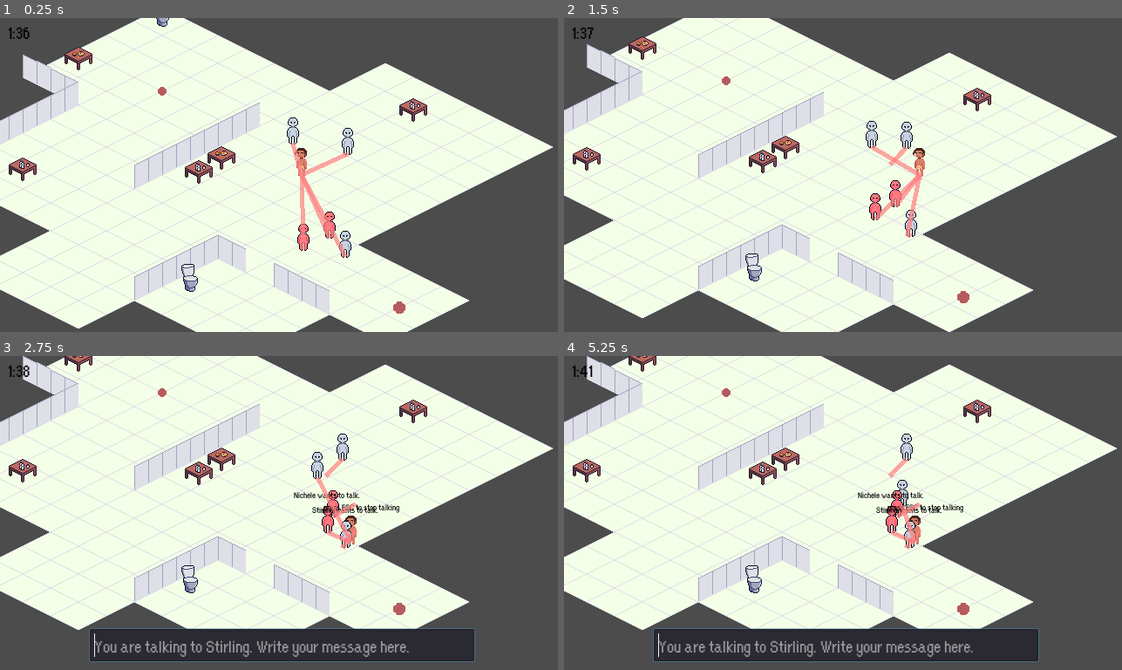
Above: before the commit, frames 1-4 (two rows, left to right).
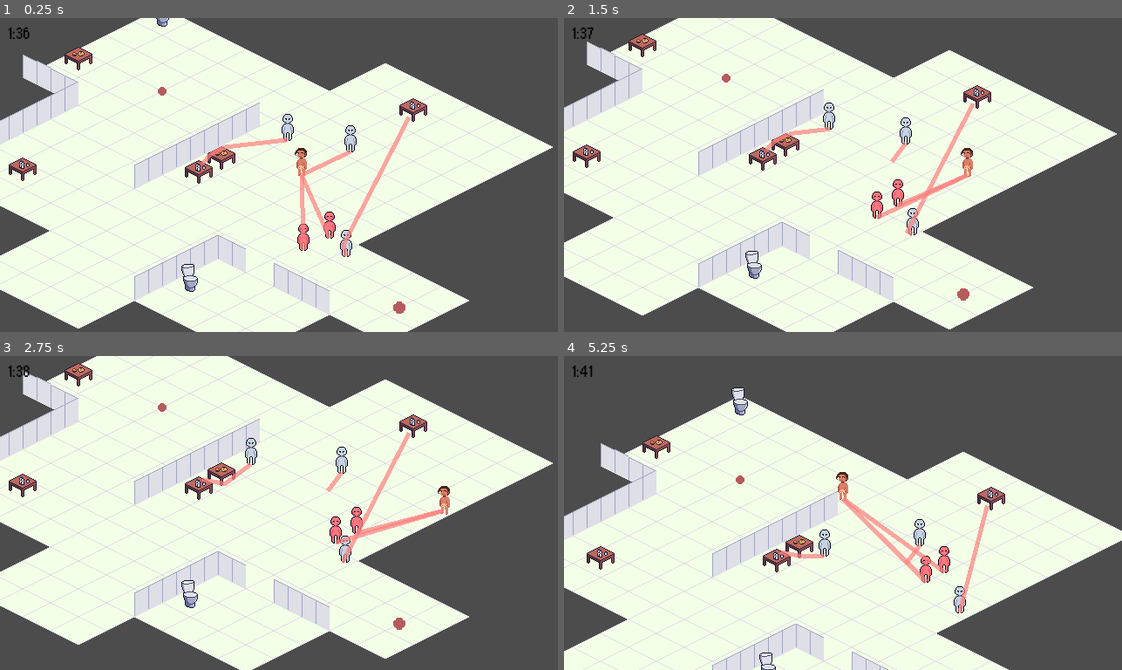
Above: after the commit, the same moments.

Repository: Boffl/language-game-prototype
Game: Godot game, scene res://Party.tscn
Same seed, same stepped clock (60 frames per second), same inputs: the game is played once before the commit and once after it.
Inputs:
- Up to frame 1 (0.25 s): no input
- Up to frame 2 (1.5 s): tap Enter (ui_accept) at 0.5, 0.77 s; hold Right (ui_right) 0.53-1.28 s; hold Down (ui_down) from 1.28 s (still down)
- Up to frame 3 (2.75 s): tap Enter (ui_accept) at 1.52 s; tap Space at 2 s; release Down (ui_down) at 2.03 s; hold Right (ui_right) from 2.03 s (still down)
- Up to frame 4 (5.25 s): release Right (ui_right) at 2.78 s; hold Up (ui_up) 2.78-3.53 s; tap Enter (ui_accept) at 3.02, 3.77, 4.52 s; hold Left (ui_left) 3.53-5.03 s; hold Down (ui_down) from 5.03 s (still down)

The runs differ from the first frame. In frame 1, 1.2% of the frame differs, in the area x 35-74%, y 30-77%; in frame 2, 13%; in frame 3, 31%; in frame 4, 56%, in the area x 0-100%, y 0-100%.

Commit message:
Heuristics adjusted, but not tested for play experience due to bug

Diff:
--- a/Party.tscn
+++ b/Party.tscn
@@ -14,7 +14,7 @@
 [ext_resource path="res://Objects/Furniture/Toilet.tscn" type="PackedScene" id=12]
 [ext_resource path="res://Objects/Furniture/WaterTable.tscn" type="PackedScene" id=13]
 [ext_resource path="res://Objects/Furniture/FoodTable.tscn" type="PackedScene" id=14]
-[ext_resource path="res://Objects/Furniture/DanceFloor.tscn" type="PackedScene" id=15]
+[ext_resource path="res://Pathfinding/Pathfinding.gd" type="Script" id=15]
 [ext_resource path="res://Objects/Furniture/ExitBeacon.tscn" type="PackedScene" id=16]
 
 [sub_resource type="TileSet" id=2]
@@ -128,6 +128,7 @@
 script = ExtResource( 11 )
 
 [node name="Pathfinding" type="Node2D" parent="."]
+script = ExtResource( 15 )
 
 [node name="Rooms" type="StaticBody2D" parent="."]
 
@@ -322,18 +323,6 @@
 [node name="Toilet3" parent="YSort/Furniture" instance=ExtResource( 16 )]
 position = Vector2( 528, 280 )
 
-[node name="DanceFloor" parent="YSort/Furniture" instance=ExtResource( 15 )]
-position = Vector2( 480, 96 )
-
-[node name="DanceFloor2" parent="YSort/Furniture" instance=ExtResource( 15 )]
-position = Vector2( 512, 112 )
-
-[node name="DanceFloor3" parent="YSort/Furniture" instance=ExtResource( 15 )]
-position = Vector2( 448, 112 )
-
-[node name="DanceFloor4" parent="YSort/Furniture" instance=ExtResource( 15 )]
-position = Vector2( 480, 128 )
-
 [node name="BotPath" type="Path2D" parent="YSort"]
 curve = SubResource( 4 )
 
--- a/PartyGuest/Actions/all_actions.gd
+++ b/PartyGuest/Actions/all_actions.gd
@@ -30,7 +30,7 @@
 	for action in actions:
 		#print("%s %s" %[action.action_name, action.heuristic(guest)])
 		if action.prerequisite(guest):
-			dim_return = (20 - guest.past_actions.slice(0,20).count(action.action_name))/float(20)
+			dim_return = ((20 - guest.past_actions.slice(0,20).count(talk)) / 20)
 			reward = action.heuristic(guest) * dim_return #diminishing return, the more a guest performs an action the less fun it is
 			#print(stepify(action_heuristic,0.01),"\t", action.action_name)
 			if reward > best_r:
@@ -45,13 +45,14 @@
 	best_a.prompt_add(guest)
 	guest.prompt_update()
 	#print(guest.prompt)
+	print(guest.guest_name, ":\t",guest.past_actions)
 	return best_a
 
 
 func talk_to_all(guest):
 	for other_guest in guest.like_other_guests():
 		var guest_sim = cosine_sim(guest.attr_vec, other_guest.attr_vec)
-		reward =  (guest_sim + talk.heuristic(guest, other_guest)) * ((20 - guest.past_actions.slice(0,20).count(talk)) / 20) #diminishing return, the more a guest performs an action the less fun it is
+		reward = 0.2 * (guest.intoxication/10 + guest_sim*0.1 + talk.heuristic(guest, other_guest)) * ((20 - guest.past_actions.slice(0,20).count(talk)) / 20) #diminishing return, the more a guest performs an action the less fun it is
 		if reward > best_r:
 			best_r = reward
 			best_a = talk
--- a/PartyGuest/Actions/dance.gd
+++ b/PartyGuest/Actions/dance.gd
@@ -5,17 +5,17 @@
 var action_name = "dance"
 var wait_time = 10
 
-func prerequisite(partyGuest):
+func prerequisite(guest):
 	#print("thirst %s" %partyGuest.thirst)
 	return true
 
-func heuristic(partyGuest):
-	return partyGuest.like_to_dance  #TODO: like music thats playing
+func heuristic(guest):
+	return guest.like_to_dance + guest.intoxication/10 #TODO: like music thats playing
 
 
-func effect(partyGuest):
-	partyGuest.bored -= 0.1
-	partyGuest.tiredness += 0.02
+func effect(guest):
+	guest.bored -= 0.1
+	guest.tiredness += 0.02
 	return wait_time
 
 func prompt_add(guest):
--- a/PartyGuest/Actions/drink_alc.gd
+++ b/PartyGuest/Actions/drink_alc.gd
@@ -10,7 +10,7 @@
 
 
 func heuristic(guest):
-	return guest.like_to_drink - guest.intoxication
+	return guest.like_to_drink + guest.intoxication/10
 
 
 func effect(guest):
--- a/PartyGuest/Actions/eat.gd
+++ b/PartyGuest/Actions/eat.gd
@@ -10,7 +10,7 @@
 
 
 func heuristic(guest):
-	return guest.hunger
+	return guest.hunger + guest.intoxication/10
 
 
 func effect(guest):
--- a/PartyGuest/Actions/leave.gd
+++ b/PartyGuest/Actions/leave.gd
@@ -10,7 +10,7 @@
 
 
 func heuristic(guest):
-	return guest.bored + guest.tiredness
+	return (guest.bored + guest.tiredness)*2
 
 
 func effect(guest):
--- a/PartyGuest/Actions/talk.gd
+++ b/PartyGuest/Actions/talk.gd
@@ -10,7 +10,7 @@
 
 
 func heuristic(guest, other_guest):
-	return (guest.sociability) * 0.5
+	return (guest.sociability + guest.intoxication * 0.1) * 0.5
 
 
 func effect(guest):
--- a/PartyGuest/Actions/vomit.gd
+++ b/PartyGuest/Actions/vomit.gd
@@ -5,10 +5,10 @@
 var wait_time = 6
 
 func prerequisite(guest):
-	return guest.intoxication > 0.9
+	return guest.intoxication > 0.7
 
 func heuristic(guest):
-	return 10
+	return guest.intoxication + (1 - guest.hunger)
 
 func effect(guest):
 	print("%s left because they vomited" %guest.guest_name)
--- a/PartyGuest/PartyGuest.gd
+++ b/PartyGuest/PartyGuest.gd
@@ -89,7 +89,7 @@
 # dictionary of tokens that are allowed as the answer
 var logit_bias = {'4098': 100, '4483': 100, '270': 100, '1561': 100, '676': 100, '39463': 100, '296': 100, '5548': 100, '4144': 100, '47408': 100, '9280': 100, '67': 100, '7109': 100, '198': 100, '590': 100, '85': 100, '2666': 100, '16620': 100, '32638': 100, '1660': 100, '44542': 100}
 # for testing_mode:
-var labels = ["drink water", "drink alcohol", "eat", "dance", "leave", "pee"]
+var labels = ["drink water", "drink alcohol", "eat", "dance", "leave", "pee", ""]
 """ Steering"""
 
 var ray_directions = []
--- a/project.godot
+++ b/project.godot
@@ -104,8 +104,13 @@
 
 window/size/width=640
 window/size/height=360
+window/dpi/allow_hidpi=true
 window/stretch/mode="2d"
 window/stretch/aspect="keep"
+
+[global]
+
+hidpi=false
 
 [importer_defaults]
 
